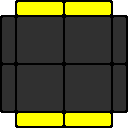
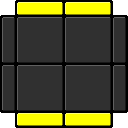
Comparing the layer stacks of the two 128 × 128 images. Changes:
painted on "border" over [17, 2, 111, 126]
painted on "color" over [2, 2, 126, 126]
